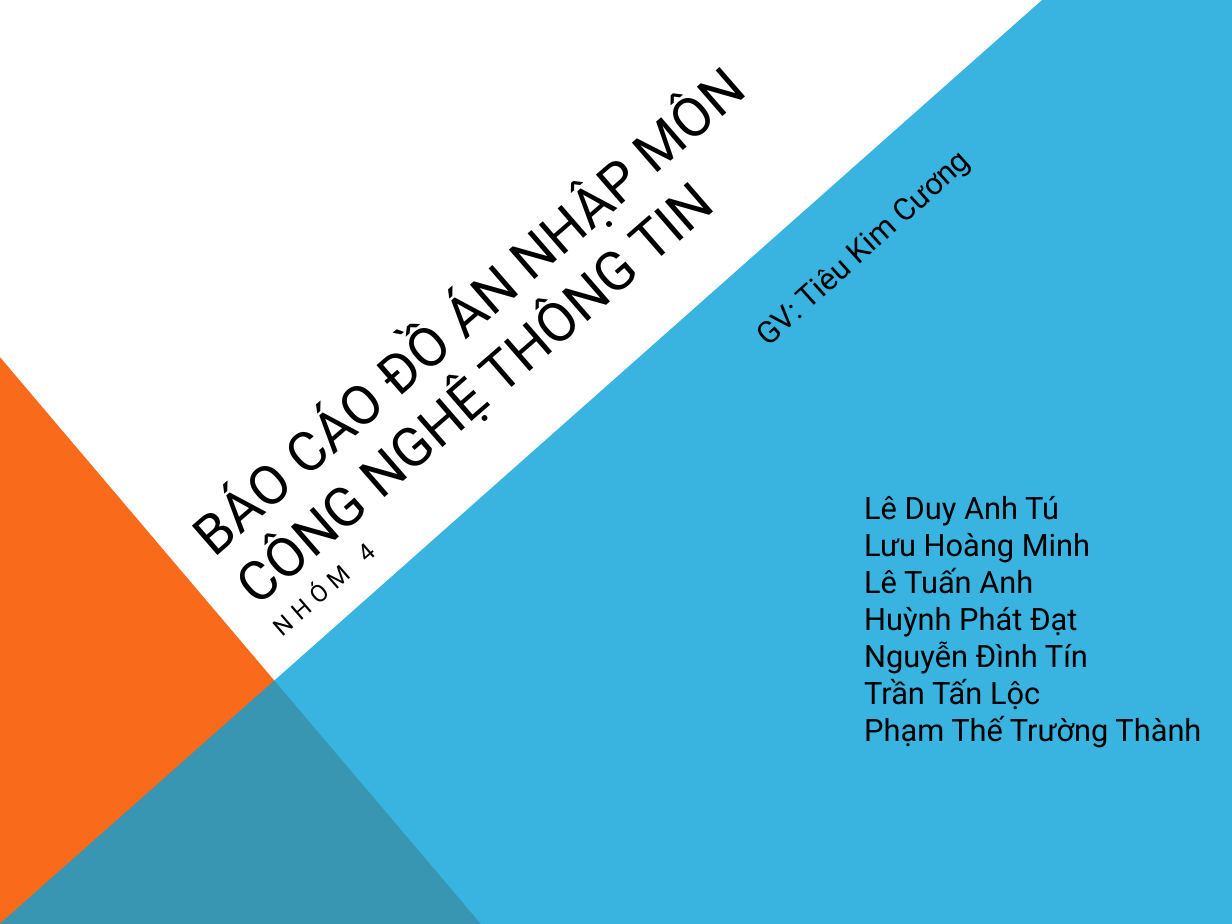
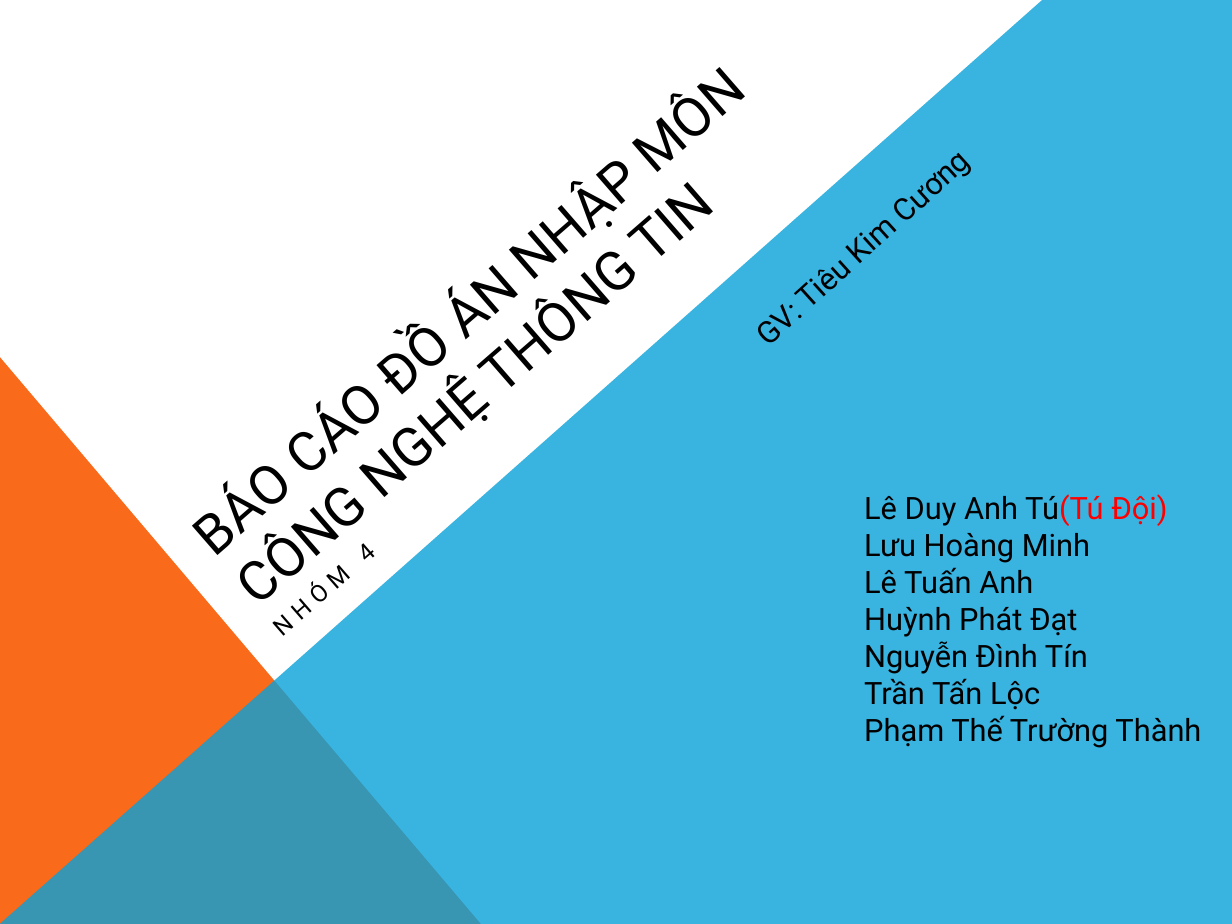
Before and after one commit to HoshikiShiro/Nhom4, a slide deck: slide 1 of Nhom4.pptx. Drawn at 1232x924 pixels with LibreOffice and Linux fonts; fonts in the diff are those of the drawing; background and template pictures are left out. Boxes give left, top, right and bottom in pixels: in the first picture for what was removed or moved away, otherwise in the second. Text is boxed around its words. In the diff, an @@ line names an element or a change of style, - is before the commit and + after.

Commit message:
Sua slyde 1
by Tan Bo

```diff
--- a/Nhom4.pptx
+++ b/Nhom4.pptx
@@ text at box(864, 494, 1167, 526): text changed @@
-Lê Duy Anh Tú
+Lê Duy Anh Tú(Tú Đội)
```
